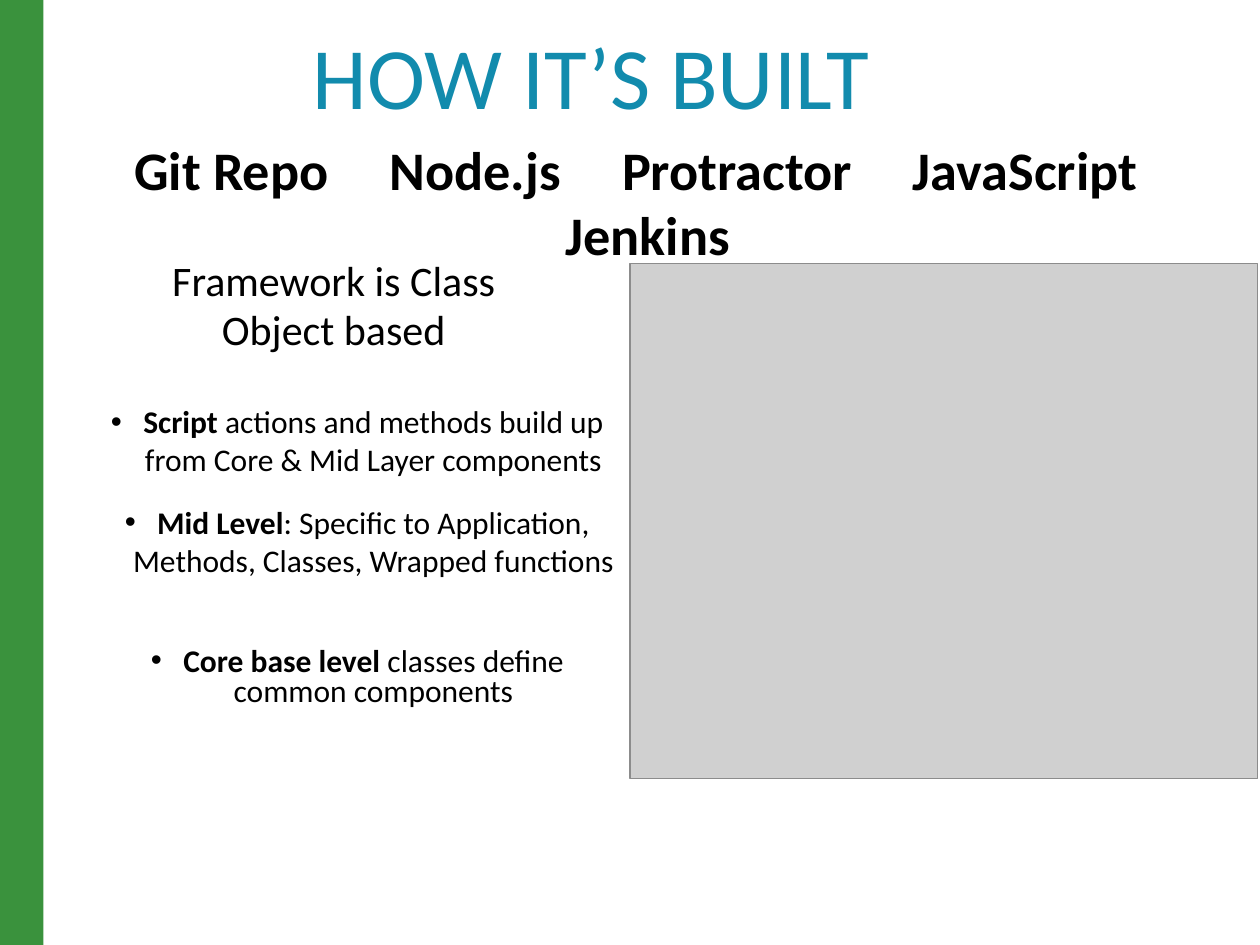
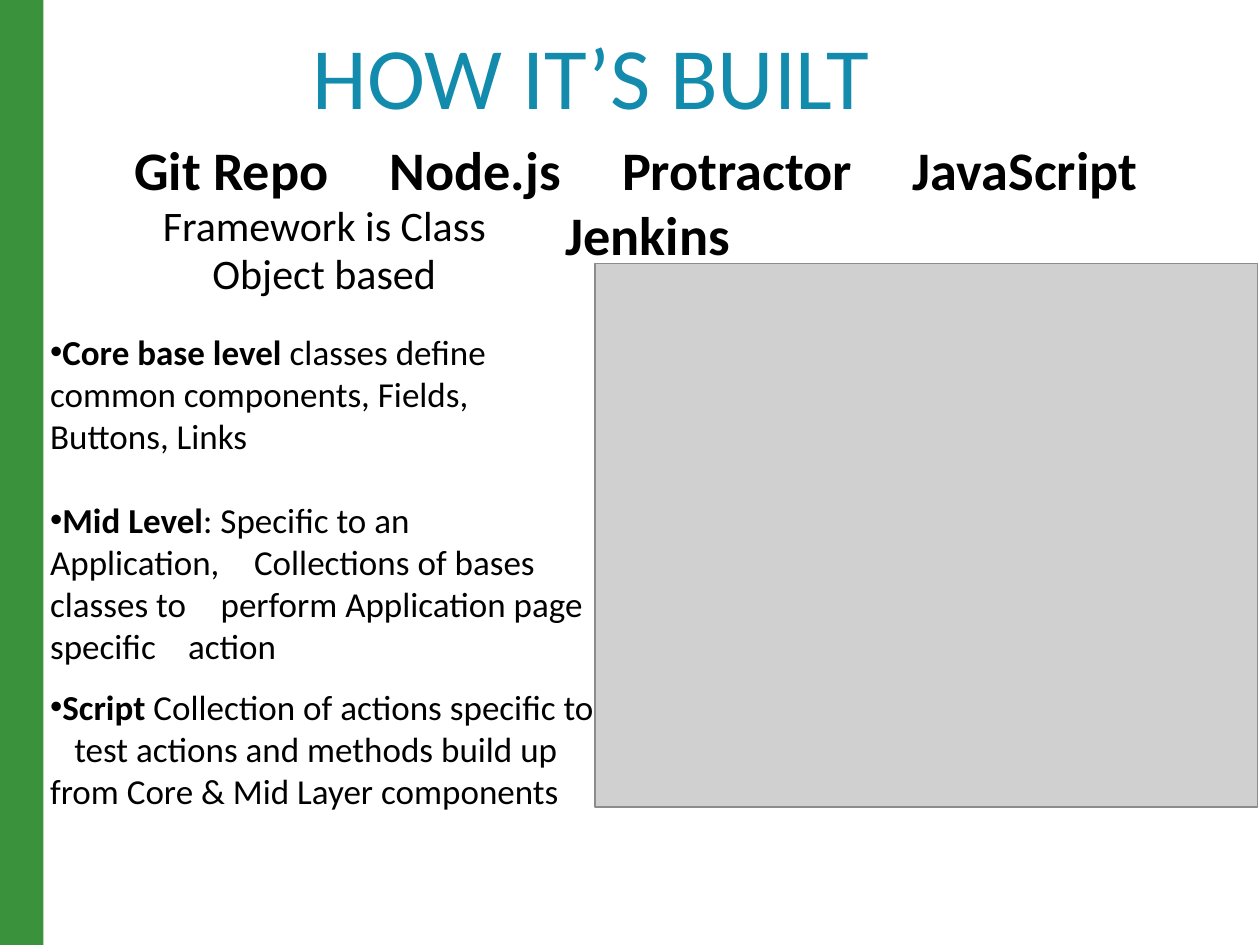
Before and after one commit to raghav9329/mainProf, a slide deck: slide 11 of CurrentWork_Delta/CX_StrategyPowerPoint.pptx (slide 12 before the commit). Drawn at 1260x945 pixels with LibreOffice and Linux fonts; fonts in the diff are those of the drawing; grey boxes stand for pictures. Boxes give left, top, right and bottom in pixels: in the first picture for what was removed or moved away, otherwise in the second. Text is boxed around its words. In the diff, an @@ line names an element or a change of style, - is before the commit and + after.

```diff
--- a/CurrentWork_Delta/CX_StrategyPowerPoint.pptx
+++ b/CurrentWork_Delta/CX_StrategyPowerPoint.pptx
@@ text added at (50, 211, 594, 810), 20 pt, text #000000 @@
+Framework is Class
+Object based
+• Core base level classes define …common components, Fields, …Buttons, Links
+• Mid Level: Specific to an Application, ...Collections of bases classes to ...perform Application page specific …action
+• Script Collection of actions specific to …test actions and methods build up …from Core & Mid Layer components
@@ text removed at (133, 266, 613, 707) @@
-Framework is Class
-Object based
-  • Script actions and methods build up from Core & Mid Layer components
-  • Mid Level: Specific to Application, Methods, Classes, Wrapped functions
-  • Core base level classes define common components
@@ picture: place and size @@
-picture at (630, 263, 1257, 779)
+picture at (595, 263, 1257, 806)
```
Also in this commit, not shown: 12 other slides changed, 1 slide removed, 9 other files.
